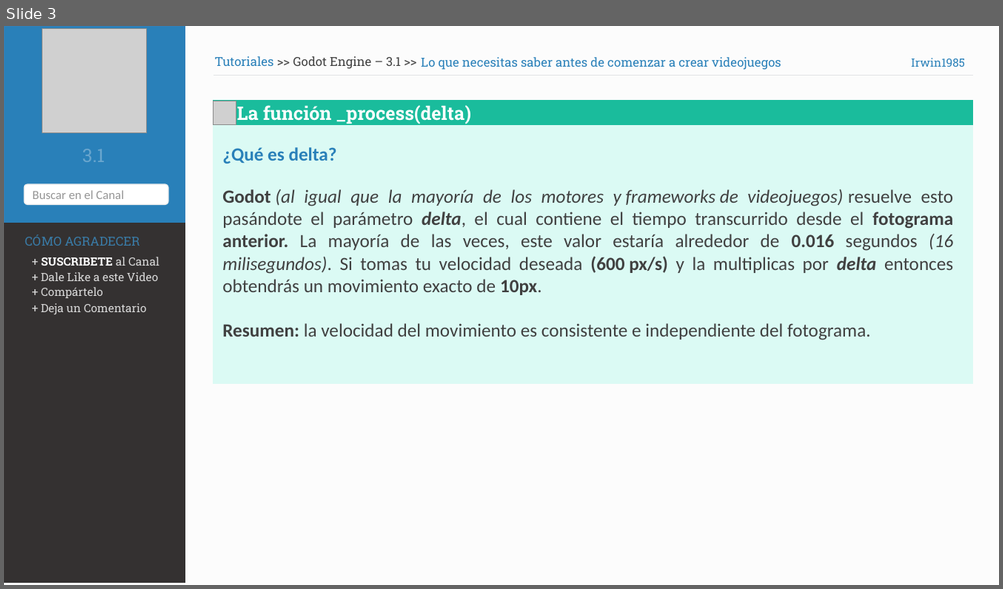
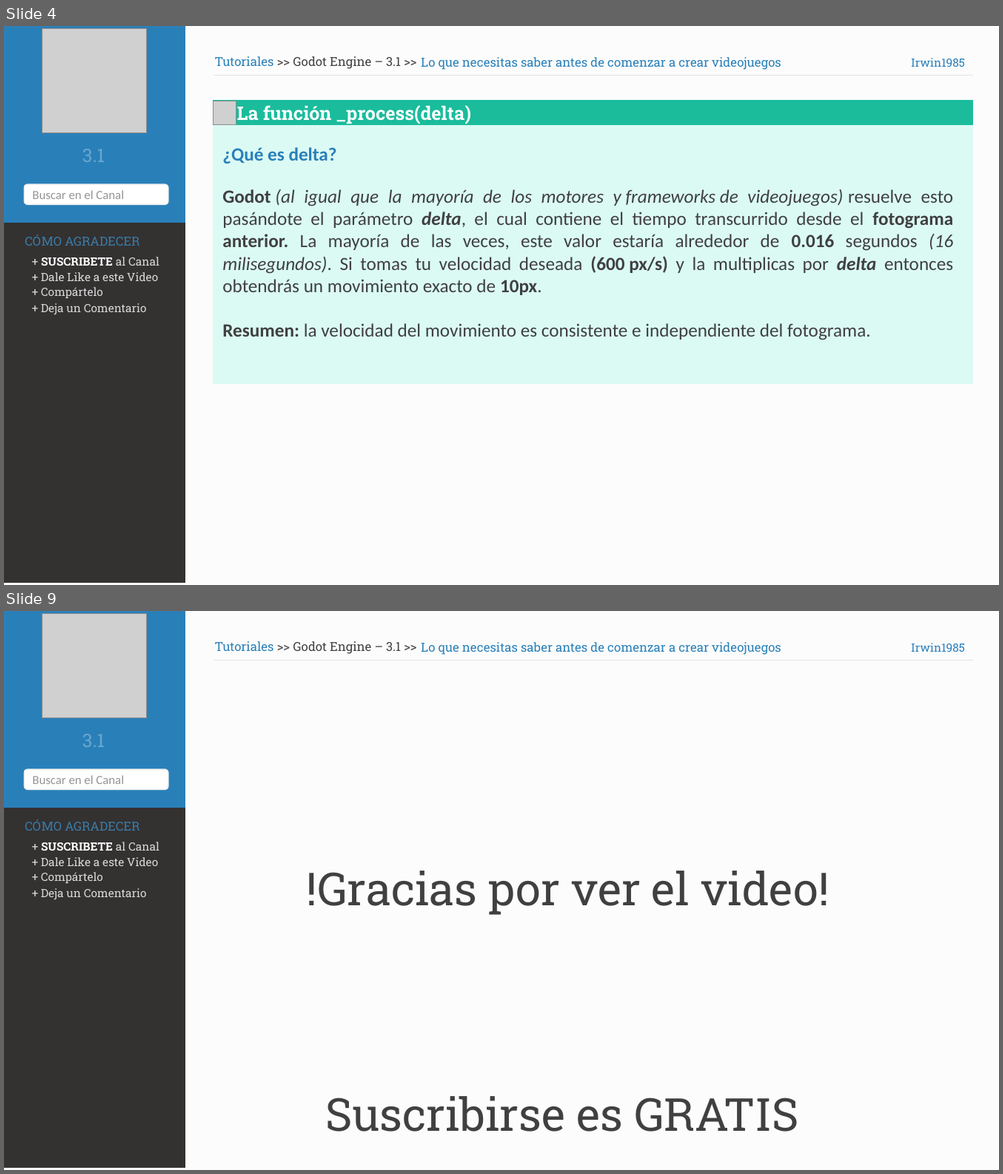
Before and after one commit to Irwin1985/LerningGodotByCode, a slide deck: assets/GodotPlantilla.pptx. Shown one above the other, each under a label of ours: slide 3 before the commit, slides 4 and 9 after it; the slides between them are not shown. The pictures are 1003x589 and 1003x1174 pixels, drawn with LibreOffice and Linux fonts; fonts in the diff are those of the drawing; grey boxes stand for pictures; background and template pictures are left out. Boxes give left, top, right and bottom in pixels: in the first picture for what was removed or moved away, otherwise in the second. Text is boxed around its words. In the diff, an @@ line names an element or a change of style, - is before the commit and + after.

```diff
--- a/assets/GodotPlantilla.pptx
+++ b/assets/GodotPlantilla.pptx
@@ slide 9 added at [4, 611, 999, 1170], background #FCFCFC @@
@@ rectangle added at [4, 611, 185, 809], fill #2980B9, outline #3380B9 1 pt @@
@@ picture added at [42, 614, 147, 718] @@
@@ text added at [215, 641, 401, 654], 12 pt, text #404040 @@
+Tutoriales >> Godot Engine – 3.1 >>
@@ text added at [421, 642, 781, 655], 12 pt, text #2980B9 @@
+Lo que necesitas saber antes de comenzar a crear videojuegos
@@ text added at [910, 643, 965, 652], 11 pt, text #2980B9 @@
+Irwin1985
@@ line added from (213, 661) to (973, 661), #E1E4E5 0.5 pt @@
@@ text added at [82, 734, 105, 747], 18 pt, text #6AA6CE @@
+3.1
@@ rounded rectangle added at [24, 769, 168, 789], fill #FFFFFF, outline #EFEFEF 1 pt, 12 pt, text #959595 @@
+Buscar en el Canal
@@ rectangle added at [4, 809, 185, 1167], fill #343131, outline #343131 1 pt @@
@@ text added at [25, 820, 140, 831], 12 pt, text #3A7CA8 @@
+CÓMO AGRADECER
@@ text added at [307, 871, 829, 915], 44 pt, text #404040 @@
+!Gracias por ver el video!
@@ group added at [41, 842, 159, 900]: 4 texts @@
++ SUSCRIBETE al Canal
++ Dale Like a este Video
++ Compártelo
++ Deja un Comentario
@@ text added at [325, 1096, 799, 1132], 44 pt, text #404040 @@
+Suscribirse es GRATIS
@@ what was slide 3 is now slide 4 @@
```
Also in this commit, not shown: 4 slides changed, 1 other slide added.
